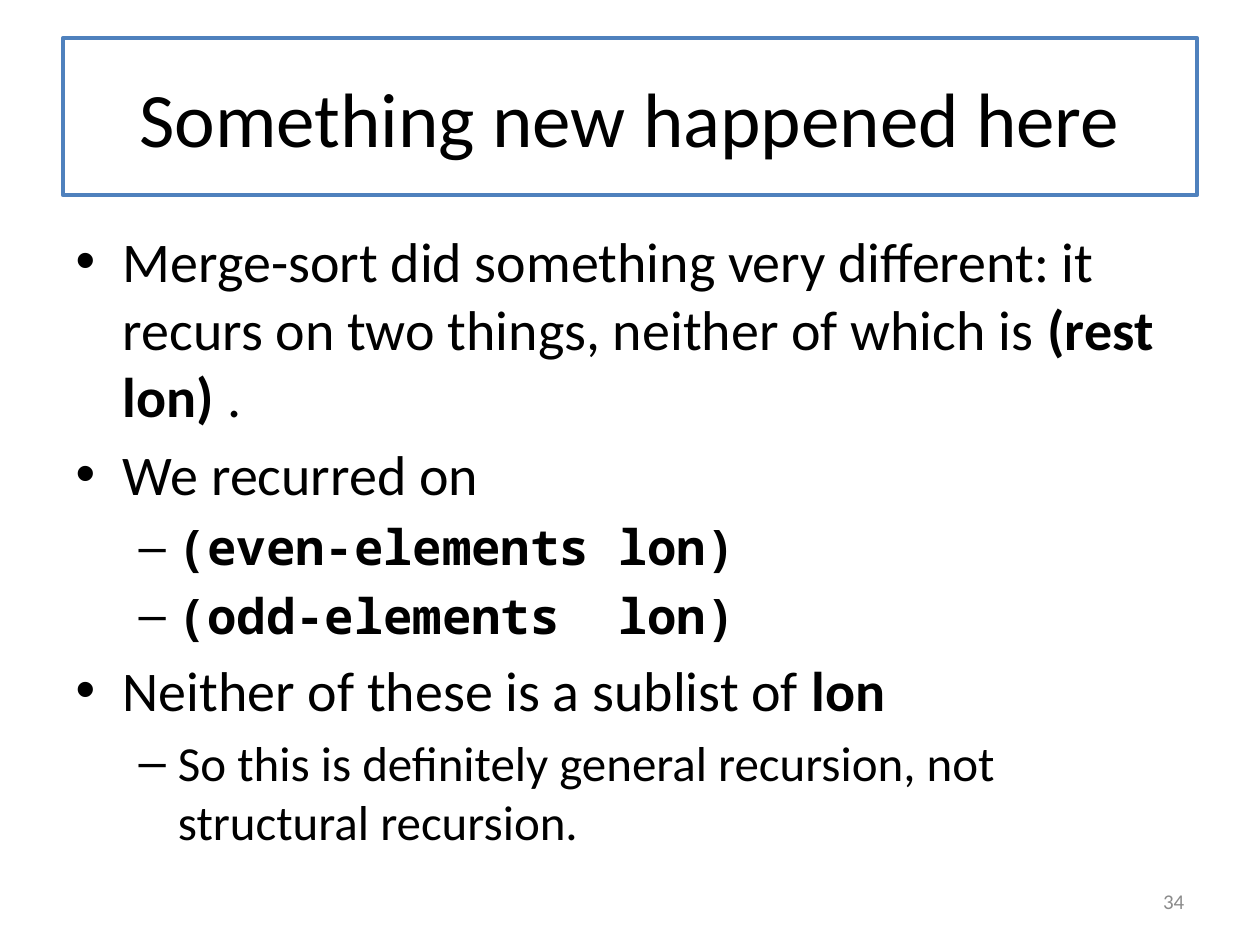
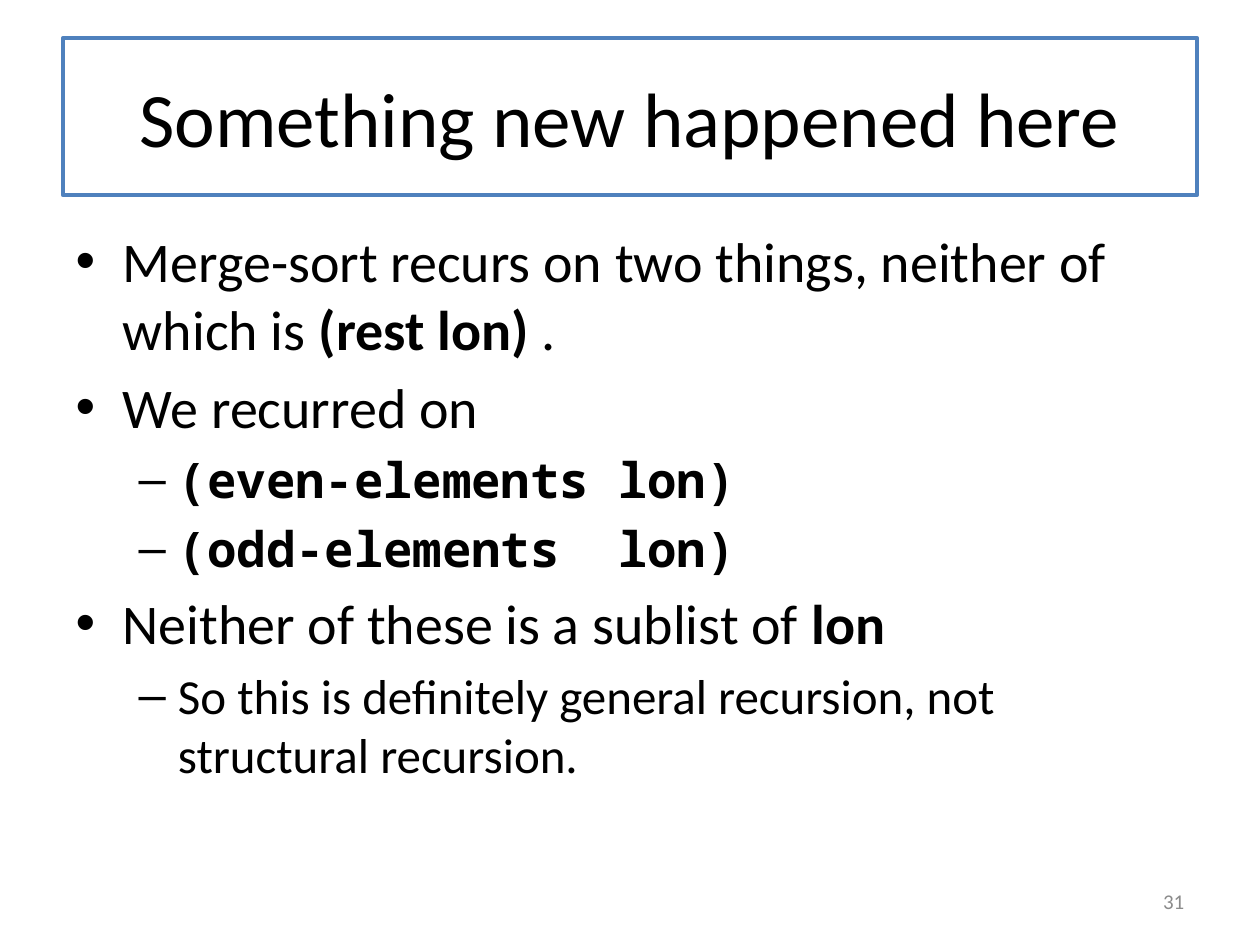
Before and after one commit to mwand/cs5010f16, a slide deck: slide 31 of Slides/Lesson 8.1 Introducing General Recursion.pptx (slide 34 before the commit). Drawn at 1260x945 pixels with LibreOffice and Linux fonts; fonts in the diff are those of the drawing. Boxes give left, top, right and bottom in pixels: in the first picture for what was removed or moved away, otherwise in the second. Text is boxed around its words. In the diff, an @@ line names an element or a change of style, - is before the commit and + after.

```diff
--- a/Slides/Lesson 8.1 Introducing General Recursion.pptx
+++ b/Slides/Lesson 8.1 Introducing General Recursion.pptx
@@ text at box(123, 243, 1106, 359): text changed @@
-• Merge-sort did something very different: it recurs on two things, neither of which is (rest lon) .
+• Merge-sort recurs on two things, neither of which is (rest lon) .
@@ page number at box(1163, 895, 1184, 909): text changed @@
-34
+31
```
Also in this commit, not shown: 8 other slides changed, 2 slides removed, 4 other files.
